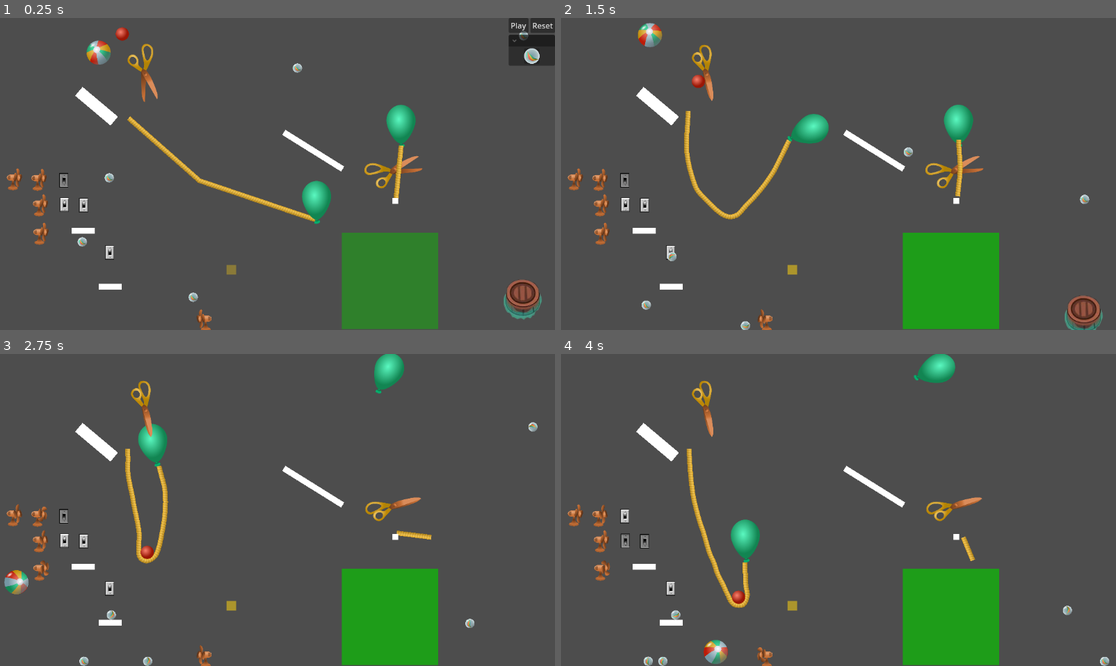
Above: before the commit, frames 1-4 (two rows, left to right).
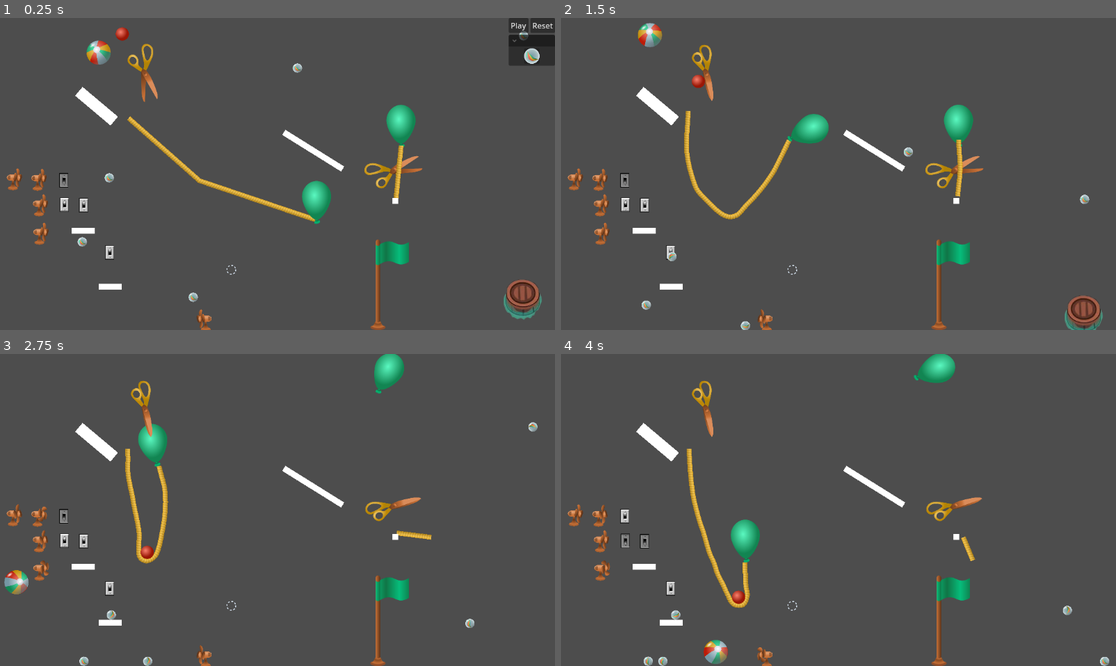
Above: after the commit, the same moments.

Repository: lechaosx/jam-at-fit-vol-2
Game: Godot game, scene res://game.tscn
Two runs of this game, one before a commit and one after it. Both use one fixed random seed, a clock stepped at 60 frames per second and the inputs below. The engine's default icon, where the game draws it, is replaced by a stand-in: a white triangle on a blue panel in a dark square.
Inputs (mouse positions are in pixels of both pictures, inside the frame that each line leads up to):
- Up to frame 1 (0.25 s): no input
- Up to frame 2 (1.5 s): click "Play" at 0.5 s; move the mouse to (960, 158) at 1.27 s; click (960, 158) at 1.42 s
- Up to frame 3 (2.75 s): move the mouse to (166, 525) at 2.02 s; click (166, 525) at 2.17 s
- Up to frame 4 (4 s): move the mouse to (894, 441) at 2.77 s; click (894, 441) at 2.92 s; move the mouse to (810, 572) at 3.52 s; click (810, 572) at 3.67 s

The runs differ from the first frame. In frame 1, 5.5% of the frame differs, in the area x 40-79%, y 68-100%; in frame 2, 5.5%; in frame 3, 5.5%; in frame 4, 5.5%.

Commit message:
Add assets for checkpoints.

Diff:
--- a/godot/assets.svg
+++ b/godot/assets.svg
@@ -25,9 +25,9 @@
      inkscape:deskcolor="#d1d1d1"
      inkscape:document-units="mm"
      showgrid="false"
-     inkscape:zoom="6.1899621"
-     inkscape:cx="258.80611"
-     inkscape:cy="329.72738"
+     inkscape:zoom="5.6568543"
+     inkscape:cx="445.30049"
+     inkscape:cy="388.73195"
      inkscape:window-width="2880"
      inkscape:window-height="1676"
      inkscape:window-x="-12"
@@ -54,8 +54,98 @@
        position="58.605355,277.68653"
        orientation="0,-1"
        id="guide6157"
+       inkscape:locked="false" /><sodipodi:guide
+       position="133.06347,194.37262"
+       orientation="0,-1"
+       id="guide17072"
        inkscape:locked="false" /></sodipodi:namedview><defs
      id="defs2"><linearGradient
+       inkscape:collect="always"
+       id="linearGradient31498"><stop
+         style="stop-color:#60351a;stop-opacity:1;"
+         offset="0"
+         id="stop31492" /><stop
+         style="stop-color:#c87137;stop-opacity:1;"
+         offset="0.16666667"
+         id="stop31500" /><stop
+         style="stop-color:#894b23;stop-opacity:1;"
+         offset="0.43055555"
+         id="stop31502" /><stop
+         style="stop-color:#c87137;stop-opacity:1;"
+         offset="0.85185188"
+         id="stop31494" /><stop
+         style="stop-color:#914f2b;stop-opacity:1;"
+         offset="1"
+         id="stop31506" /></linearGradient><linearGradient
+       inkscape:collect="always"
+       id="linearGradient30498"><stop
+         style="stop-color:#07be7c;stop-opacity:1;"
+         offset="0.063953"
+         id="stop30502" /><stop
+         style="stop-color:#117647;stop-opacity:1;"
+         offset="0.37030095"
+         id="stop30500" /><stop
+         style="stop-color:#07be7c;stop-opacity:1;"
+         offset="0.70281339"
+         id="stop30494" /><stop
+         style="stop-color:#117647;stop-opacity:1;"
+         offset="1"
+         id="stop30496" /></linearGradient><linearGradient
+       inkscape:collect="always"
+       id="linearGradient23968"><stop
+         style="stop-color:#7597a4;stop-opacity:0.30000001;"
+         offset="0"
+         id="stop23962" /><stop
+         style="stop-color:#a7bec1;stop-opacity:0.30000001;"
+         offset="0.47223327"
+         id="stop23964" /><stop
+         style="stop-color:#d8e5ea;stop-opacity:0.30000001;"
+         offset="1"
+         id="stop23966" /></linearGradient><linearGradient
+       inkscape:collect="always"
+       id="linearGradient23058"><stop
+         style="stop-color:#7597a4;stop-opacity:1;"
+         offset="0"
+         id="stop23052" /><stop
+         style="stop-color:#d8e5ea;stop-opacity:0.60000002;"
+         offset="0.75269109"
+         id="stop23054" /><stop
+         style="stop-color:#a4bcbf;stop-opacity:0.60000002;"
+         offset="1"
+         id="stop23056" /></linearGradient><linearGradient
+       inkscape:collect="always"
+       id="linearGradient21241"><stop
+         style="stop-color:#d8e5ea;stop-opacity:1;"
+         offset="0"
+         id="stop21239" /><stop
+         style="stop-color:#a7bec1;stop-opacity:1;"
+         offset="0.52776673"
+         id="stop21237" /><stop
+         style="stop-color:#7597a4;stop-opacity:1;"
+         offset="1"
+         id="stop21235" /></linearGradient><linearGradient
+       inkscape:collect="always"
+       id="linearGradient20790"><stop
+         style="stop-color:#d8e5ea;stop-opacity:1;"
+         offset="0"
+         id="stop20788" /><stop
+         style="stop-color:#abc1c4;stop-opacity:1;"
+         offset="0.5277667"
+         id="stop20786" /><stop
+         style="stop-color:#99b3bb;stop-opacity:1;"
+         offset="1"
+         id="stop20784" /></linearGradient><linearGradient
+       inkscape:collect="always"
+       id="linearGradient17080"><stop
+         style="stop-color:#7597a4;stop-opacity:1;"
+         offset="0"
+         id="stop17074" /><stop
+         style="stop-color:#a7bec1;stop-opacity:1;"
+         offset="0.47223327"
+         id="stop17076" /><stop
+         style="stop-color:#d8e5ea;stop-opacity:1;"
+         offset="1"
+         id="stop17078" /></linearGradient><linearGradient
        inkscape:collect="always"
        id="linearGradient12701"><stop
          style="stop-color:#d99c0d;stop-opacity:1;"
@@ -1543,7 +1633,142 @@
        cy="65.293198"
        fx="73.650261"
        fy="65.293198"
-       r="3.0576999" /></defs><g
+       r="3.0576999" /><linearGradient
+       inkscape:collect="always"
+       xlink:href="#linearGradient23058"
+       id="linearGradient17069"
+       x1="137.60124"
+       y1="92.28421"
+       x2="119.74044"
+       y2="93.860123"
+       gradientUnits="userSpaceOnUse" /><linearGradient
+       inkscape:collect="always"
+       xlink:href="#linearGradient23968"
+       id="linearGradient17119"
+       x1="128.08551"
+       y1="115.47661"
+       x2="126.72478"
+       y2="89.010597"
+       gradientUnits="userSpaceOnUse"
+       gradientTransform="matrix(1.1316362,0,0,0.5658181,-16.741927,35.605969)" /><radialGradient
+       inkscape:collect="always"
+       xlink:href="#linearGradient20790"
+       id="radialGradient20782"
+       cx="124.6749"
+       cy="86.557365"
+       fx="124.6749"
+       fy="86.557365"
+       r="6.1812401"
+       gradientTransform="matrix(2.095446,-6.5437547e-8,0,1.2387554,-136.56722,-20.123924)"
+       gradientUnits="userSpaceOnUse" /><linearGradient
+       inkscape:collect="always"
+       xlink:href="#linearGradient17080"
+       id="linearGradient21231"
+       gradientUnits="userSpaceOnUse"
+       x1="127.24567"
+       y1="96.202202"
+       x2="126.80376"
+       y2="92.066727"
+       gradientTransform="translate(0,-92.570642)" /><radialGradient
+       inkscape:collect="always"
+       xlink:href="#linearGradient21241"
+       id="radialGradient21233"
+       cx="125.40025"
+       cy="93.137527"
+       fx="125.40025"
+       fy="93.137527"
+       r="5.3927898"
+       gradientTransform="matrix(1.6249529,0,0,1.1644402,-79.05291,-15.277352)"
+       gradientUnits="userSpaceOnUse" /><radialGradient
+       inkscape:collect="always"
+       xlink:href="#linearGradient21241"
+       id="radialGradient22584"
+       gradientUnits="userSpaceOnUse"
+       gradientTransform="matrix(1.5926199,0,0,1.1644402,-74.949811,-14.218796)"
+       cx="125.40025"
+       cy="93.137527"
+       fx="125.40025"
+       fy="93.137527"
+       r="5.3927898" /><radialGradient
+       inkscape:collect="always"
+       xlink:href="#linearGradient21241"
+       id="radialGradient22590"
+       gradientUnits="userSpaceOnUse"
+       gradientTransform="matrix(1.5555623,0,0,1.1644402,-70.246444,-13.16024)"
+       cx="125.40025"
+       cy="93.137527"
+       fx="125.40025"
+       fy="93.137527"
+       r="5.3927898" /><radialGradient
+       inkscape:collect="always"
+       xlink:href="#linearGradient21241"
+       id="radialGradient22594"
+       gradientUnits="userSpaceOnUse"
+       gradientTransform="matrix(1.5126588,0,0,1.1644402,-64.800553,-12.101684)"
+       cx="125.40025"
+       cy="93.137527"
+       fx="125.40025"
+       fy="93.137527"
+       r="5.3927898" /><linearGradient
+       inkscape:collect="always"
+       xlink:href="#linearGradient1335"
+       id="linearGradient29004"
+       x1="135.52023"
+       y1="90.306412"
+       x2="136.03445"
+       y2="90.306412"
+       gradientUnits="userSpaceOnUse"
+       gradientTransform="matrix(3.351469,0,0,3.351469,-318.67165,-206.89048)" /><linearGradient
+       inkscape:collect="always"
+       xlink:href="#linearGradient30498"
+       id="linearGradient30395"
+       gradientUnits="userSpaceOnUse"
+       gradientTransform="translate(-1.8594388,-9.3809388)"
+       x1="22.45146"
+       y1="89.998886"
+       x2="6.8524461"
+       y2="89.951813" /><clipPath
+       clipPathUnits="userSpaceOnUse"
+       id="clipPath30422"><g
+         id="g30426"
+         transform="rotate(-90,78.434284,156.98652)"><rect
+           style="opacity:0.5;fill:#eeffaa;fill-opacity:1;stroke-width:0.750821;stroke-linecap:square;stroke-linejoin:round"
+           id="rect30424"
+           width="11.178646"
+           height="11.178646"
+           x="81.0327"
+           y="-168.28465"
+           transform="rotate(90)" /></g></clipPath><clipPath
+       clipPathUnits="userSpaceOnUse"
+       id="clipPath30428"><g
+         id="g30432"
+         transform="rotate(-90,84.038992,162.59122)"><rect
+           style="opacity:0.5;fill:#eeffaa;fill-opacity:1;stroke-width:0.750821;stroke-linecap:square;stroke-linejoin:round"
+           id="rect30430"
+           width="11.178646"
+           height="11.178646"
+           x="81.0327"
+           y="-168.28465"
+           transform="rotate(90)" /></g></clipPath><linearGradient
+       inkscape:collect="always"
+       xlink:href="#linearGradient4806"
+       id="linearGradient30506"
+       gradientUnits="userSpaceOnUse"
+       gradientTransform="matrix(3.351469,0,0,3.351469,-318.67165,-198.46827)"
+       x1="135.52025"
+       y1="85.512619"
+       x2="136.03445"
+       y2="85.512619" /><radialGradient
+       inkscape:collect="always"
+       xlink:href="#linearGradient31498"
+       id="radialGradient31490"
+       cx="136.40135"
+       cy="113.7998"
+       fx="136.40135"
+       fy="113.7998"
+       r="2.997715"
+       gradientTransform="matrix(1.3446252,-0.00875296,0.00645587,0.9917465,-47.764291,3.221514)"
+       gradientUnits="userSpaceOnUse" /></defs><g
      inkscape:label="Layer 1"
      inkscape:groupmode="layer"
      id="layer1"><g
@@ -2205,4 +2430,77 @@
            cy="81.061249"
            rx="3.5715654"
            ry="1.6192642"
-           transform="rotate(-36.863699)" /></g></g></g></svg>
+           transform="rotate(-36.863699)" /></g></g><circle
+       style="opacity:1;fill:none;stroke:#d6e2ef;stroke-width:1.03883;stroke-linecap:square;stroke-linejoin:round;stroke-dasharray:1.03883, 3.11649;stroke-dashoffset:0;stroke-opacity:1"
+       id="path15183"
+       cx="111.59598"
+       cy="72.615532"
+       r="5.181922" /><circle
+       style="opacity:1;fill:none;stroke:#d6e2ef;stroke-width:1.039;stroke-linecap:square;stroke-linejoin:round;stroke-dasharray:none;stroke-dashoffset:0;stroke-opacity:1"
+       id="circle15705"
+       cx="124.82508"
+       cy="72.615532"
+       r="5.181922" /><path
+       style="opacity:1;fill:none;stroke:#d6e2ef;stroke-width:1.039;stroke-linecap:square;stroke-linejoin:round;stroke-dasharray:none;stroke-dashoffset:0;stroke-opacity:1"
+       d="m 122.20591,72.61863 2.0855,1.868011 3.29447,-3.45717"
+       id="path15770" /><path
+       id="path21229"
+       style="opacity:1;fill:none;stroke:url(#linearGradient21231);stroke-width:0.508;stroke-linecap:square;stroke-linejoin:round;stroke-dasharray:none;stroke-opacity:1"
+       d="m 131.91995,0.35108463 c 0.26004,0.112755 0.40384,0.236723 0.40384,0.366851 0,0.52051097 -2.30071,0.94246997 -5.13879,0.94247097 -2.83807,1e-6 -5.13879,-0.421958 -5.13879,-0.94247097 0,-0.130128 0.1438,-0.254097 0.40383,-0.366852"
+       sodipodi:nodetypes="csssc" /><g
+       id="g27746"
+       transform="translate(-8.0613411,-4.1538772)"><path
+         id="path17030"
+         style="opacity:1;fill:url(#linearGradient17069);stroke-width:1.039;stroke-linecap:square;stroke-linejoin:round"
+         d="m 132.96624,88.055266 c 0,0 -1.64526,0.845443 -5.78123,1.060299 -3.54512,-0.187999 -5.78125,-1.060299 -5.78125,-1.060299 0,0 1.47314,12.031684 1.60165,13.196434 0.0479,0.43417 1.99532,0.70681 4.17959,0.70693 2.31582,-1e-5 4.16015,-0.34561 4.19458,-0.76894 0.0947,-1.16463 1.58666,-13.134424 1.58666,-13.134424 z"
+         sodipodi:nodetypes="cccscsc" /><path
+         id="path17082"
+         style="opacity:1;fill:url(#linearGradient17119);stroke:url(#radialGradient20782);stroke-width:0.8;stroke-linecap:square;stroke-linejoin:round;stroke-dasharray:none;stroke-opacity:1"
+         d="m 132.96624,88.055266 a 5.7812402,1.0602982 0 0 1 -5.78123,1.060299 5.7812402,1.0602982 0 0 1 -5.78125,-1.060299 5.7812402,1.0602982 0 0 1 5.78125,-1.060298 5.7812402,1.0602982 0 0 1 5.78123,1.060298 z" /><path
+         style="color:#000000;fill:url(#radialGradient21233);stroke-linecap:square;stroke-linejoin:round;-inkscape-stroke:none"
+         d="m 132.3339,92.963895 c -0.0952,0.07537 -0.33499,0.202362 -0.51554,0.257704 -0.2387,0.07316 -0.59123,0.199994 -1.04492,0.283203 -0.90739,0.166418 -2.18144,0.271484 -3.58789,0.271484 -1.40645,0 -2.6805,-0.105066 -3.58789,-0.271484 -0.45369,-0.08321 -0.80622,-0.210043 -1.04492,-0.283203 -0.18055,-0.05534 -0.42034,-0.182334 -0.51554,-0.257704 L 122.0104,92.746 c -0.10045,0.09001 -0.2174,0.184393 -0.21741,0.343018 0.0156,0.402021 0.26913,0.546608 0.55664,0.699157 0.29102,0.126191 0.68,0.229066 1.15625,0.316406 0.95248,0.174689 2.24806,0.279296 3.67968,0.279296 1.43162,0 2.7272,-0.104607 3.67968,-0.279296 0.47625,-0.08734 0.86523,-0.190215 1.15625,-0.316406 0.34855,-0.145675 0.55243,-0.344987 0.55664,-0.699157 0,-0.158625 -0.11696,-0.253008 -0.21741,-0.343018 z"
+         id="path19310"
+         sodipodi:nodetypes="csscssccccscscccc" /><path
+         style="color:#000000;fill:url(#radialGradient22584);stroke-width:0.990001;stroke-linecap:square;stroke-linejoin:round;-inkscape-stroke:none"
+         d="m 132.23087,94.022451 c -0.0933,0.07537 -0.32833,0.202362 -0.50528,0.257704 -0.23395,0.07316 -0.57947,0.199994 -1.02413,0.283203 -0.88934,0.166418 -2.13803,0.271484 -3.5165,0.271484 -1.37847,0 -2.62716,-0.105066 -3.5165,-0.271484 -0.44466,-0.08321 -0.79018,-0.210043 -1.02413,-0.283203 -0.17695,-0.05534 -0.41198,-0.182334 -0.50528,-0.257704 l -0.0262,-0.217895 c -0.0985,0.09001 -0.21308,0.184393 -0.21309,0.343018 0.0152,0.402021 0.26378,0.546608 0.54556,0.699157 0.28523,0.126191 0.66647,0.229066 1.13324,0.316406 0.93354,0.174689 2.20334,0.279296 3.60647,0.279296 1.40313,0 2.67293,-0.104607 3.60646,-0.279296 0.46678,-0.08734 0.84802,-0.190215 1.13325,-0.316406 0.34161,-0.145675 0.54143,-0.344987 0.54556,-0.699157 0,-0.158625 -0.11463,-0.253008 -0.21309,-0.343018 z"
+         id="path22582"
+         sodipodi:nodetypes="csscssccccscscccc" /><path
+         style="color:#000000;fill:url(#radialGradient22590);stroke-width:0.978416;stroke-linecap:square;stroke-linejoin:round;-inkscape-stroke:none"
+         d="m 132.11349,95.081007 c -0.0912,0.07537 -0.32068,0.202362 -0.49352,0.257704 -0.2285,0.07316 -0.56598,0.199994 -1.0003,0.283203 -0.86864,0.166418 -2.08829,0.271484 -3.43468,0.271484 -1.34638,0 -2.56603,-0.105066 -3.43468,-0.271484 -0.43432,-0.08321 -0.77179,-0.210043 -1.00029,-0.283203 -0.17285,-0.05534 -0.4024,-0.182334 -0.49353,-0.257704 l -0.0256,-0.217895 c -0.0961,0.09001 -0.20812,0.184393 -0.20813,0.343018 0.015,0.402021 0.25764,0.546608 0.53286,0.699157 0.2786,0.126191 0.65097,0.229066 1.10688,0.316406 0.91181,0.174689 2.15206,0.279296 3.52255,0.279296 1.37049,0 2.61074,-0.104607 3.52255,-0.279296 0.45591,-0.08734 0.82827,-0.190215 1.10688,-0.316406 0.33365,-0.145675 0.52883,-0.344987 0.53286,-0.699157 0,-0.158625 -0.11197,-0.253008 -0.20813,-0.343018 z"
+         id="path22588"
+         sodipodi:nodetypes="csscssccccscscccc" /><path
+         style="color:#000000;fill:url(#radialGradient22594);stroke-width:0.964828;stroke-linecap:square;stroke-linejoin:round;-inkscape-stroke:none"
+         d="m 131.97815,96.139563 c -0.0886,0.07537 -0.31185,0.202362 -0.47992,0.257704 -0.2222,0.07316 -0.55037,0.199994 -0.97271,0.283203 -0.84468,0.166418 -2.03069,0.271484 -3.33994,0.271484 -1.30925,0 -2.49526,-0.105066 -3.33994,-0.271484 -0.42235,-0.08321 -0.75051,-0.210043 -0.97271,-0.283203 -0.16808,-0.05534 -0.3913,-0.182334 -0.47992,-0.257704 l -0.025,-0.217895 c -0.0935,0.09001 -0.20238,0.184393 -0.20239,0.343018 0.0146,0.402021 0.25053,0.546608 0.51817,0.699157 0.27091,0.126191 0.63301,0.229066 1.07635,0.316406 0.88666,0.174689 2.09271,0.279296 3.42539,0.279296 1.33268,0 2.53873,-0.104607 3.42539,-0.279296 0.44334,-0.08734 0.80544,-0.190215 1.07635,-0.316406 0.32446,-0.145675 0.51426,-0.344987 0.51817,-0.699157 0,-0.158625 -0.10888,-0.253008 -0.20239,-0.343018 z"
+         id="path22592"
+         sodipodi:nodetypes="csscssccccscscccc" /></g><path
+       id="path28988"
+       style="opacity:1;fill:url(#linearGradient29004);fill-opacity:1;stroke-width:2.80004;stroke-linecap:square;stroke-linejoin:round"
+       d="m 137.24361,116.50489 c 0,0.47589 -0.38579,0.86167 -0.8617,0.86167 -0.47589,0 -0.86167,-0.38578 -0.86167,-0.86167 V 83.987372 c 0,-0.475893 0.38578,-0.861677 0.86167,-0.861672 0.47591,-5e-6 0.8617,0.385779 0.8617,0.861672 z"
+       sodipodi:nodetypes="csccscc" /><g
+       id="g30379"
+       clip-path="none"
+       inkscape:export-filename="godot\assets\rope.png"
+       inkscape:export-xdpi="72.71006"
+       inkscape:export-ydpi="72.71006"
+       transform="matrix(-1,0,0,1,154.33492,4.60706)"><path
+         id="path30377"
+         style="fill:url(#linearGradient30395);fill-opacity:1;stroke-width:0.79375;stroke-linecap:square;stroke-linejoin:round"
+         d="M 17.09131,80.336825 C 11.29708,76.991524 11.29708,82.63408 5.9126643,79.525386 l 5e-7,0.02578 -4e-7,7.695594 C 11.29708,90.355454 11.29708,84.712897 17.09131,88.058198 Z"
+         sodipodi:nodetypes="cccccc"
+         inkscape:export-filename="godot\assets\rope.png"
+         inkscape:export-xdpi="72.71006"
+         inkscape:export-ydpi="72.71006" /></g><g
+       id="g30387"
+       clip-path="url(#clipPath30422)"
+       inkscape:export-filename="godot\assets\rope.png"
+       inkscape:export-xdpi="72.71006"
+       inkscape:export-ydpi="72.71006"
+       transform="rotate(90,78.434284,156.98652)" /><path
+       id="path30504"
+       style="opacity:1;fill:url(#linearGradient30506);fill-opacity:1;stroke-width:2.80004;stroke-linecap:square;stroke-linejoin:round"
+       d="m 135.52024,84.943885 c 0,0.364806 0.38578,0.616116 0.86167,0.616116 0.47591,0 0.8617,-0.309775 0.8617,-0.616116 l 1e-5,7.584982 c 0,0.297035 -0.38578,0.562133 -0.8617,0.562133 -0.47589,0 -0.86167,-0.265098 -0.86167,-0.562133 z"
+       sodipodi:nodetypes="csccscc" /><path
+       id="path31482"
+       style="opacity:1;fill:url(#radialGradient31490);fill-opacity:1;stroke-width:0.52313;stroke-linecap:square;stroke-linejoin:round"
+       d="m 136.39079,118.42079 c 1.6159,0 2.92585,-0.4752 2.92585,-1.0614 0,-0.71402 -0.97928,-0.50573 -1.27172,-0.94252 -0.15842,-0.23663 -0.30224,-0.93462 -0.78358,-1.36966 -0.12919,0.25398 -0.43833,0.29114 -0.87055,0.29114 -0.43221,0 -0.74135,-0.0372 -0.87055,-0.29114 -0.48134,0.43504 -0.62516,1.13303 -0.78358,1.36966 -0.29244,0.43679 -1.27172,0.2285 -1.27172,0.94252 0,0.5862 1.30994,1.0614 2.92585,1.0614"
+       sodipodi:nodetypes="csscccssc" /></g></svg>
--- a/godot/targets/checkpoint_target.tscn
+++ b/godot/targets/checkpoint_target.tscn
@@ -1,8 +1,13 @@
-[gd_scene load_steps=3 format=3 uid="uid://75s0i21ku1sy"]
+[gd_scene load_steps=5 format=3 uid="uid://75s0i21ku1sy"]
 
 [ext_resource type="Script" uid="uid://7vf7uxkcfesq" path="res://targets/checkpoint_target.gd" id="1_hw23p"]
+[ext_resource type="Texture2D" uid="uid://bevmvv2e0e3x4" path="res://assets.svg" id="2_aufgk"]
 
 [sub_resource type="RectangleShape2D" id="RectangleShape2D_321xy"]
+
+[sub_resource type="AtlasTexture" id="AtlasTexture_u23ie"]
+atlas = ExtResource("2_aufgk")
+region = Rect2(1199.0955, 757.48694, 132.46326, 132.46326)
 
 [node name="CheckpointTarget" type="Node2D"]
 script = ExtResource("1_hw23p")
@@ -14,9 +19,8 @@
 [node name="CollisionShape2D" type="CollisionShape2D" parent="Area2D"]
 shape = SubResource("RectangleShape2D_321xy")
 
-[node name="Polygon2D" type="Polygon2D" parent="."]
-scale = Vector2(5, 5)
-color = Color(0.85693663, 0.71876, 0.112344824, 0.43137255)
-polygon = PackedVector2Array(-1.9999999, 1.9999999, 1.9999999, 1.9999999, 1.9999999, -1.9999999, -1.9999999, -1.9999999)
+[node name="Sprite2D" type="Sprite2D" parent="."]
+scale = Vector2(0.15530308, 0.15530308)
+texture = SubResource("AtlasTexture_u23ie")
 
 [connection signal="body_entered" from="Area2D" to="." method="_on_area_2d_body_entered"]
--- a/godot/targets/final_target.tscn
+++ b/godot/targets/final_target.tscn
@@ -1,8 +1,14 @@
-[gd_scene load_steps=3 format=3 uid="uid://b3ncero04lpxp"]
+[gd_scene load_steps=5 format=3 uid="uid://b3ncero04lpxp"]
 
 [ext_resource type="Script" uid="uid://b5thoa1gos8bc" path="res://targets/final_target.gd" id="1_t2jmu"]
+[ext_resource type="Texture2D" uid="uid://bevmvv2e0e3x4" path="res://assets.svg" id="2_n5tbl"]
 
 [sub_resource type="RectangleShape2D" id="RectangleShape2D_3hr3o"]
+size = Vector2(10, 20)
+
+[sub_resource type="AtlasTexture" id="AtlasTexture_mvf3i"]
+atlas = ExtResource("2_n5tbl")
+region = Rect2(1511.8186, 941.13434, 173.09082, 403.71063)
 
 [node name="FinalTarget" type="Node2D"]
 script = ExtResource("1_t2jmu")
@@ -14,9 +20,9 @@
 [node name="CollisionShape2D" type="CollisionShape2D" parent="Area2D"]
 shape = SubResource("RectangleShape2D_3hr3o")
 
-[node name="Polygon2D" type="Polygon2D" parent="."]
-scale = Vector2(5, 5)
-color = Color(0.03137255, 0.7647059, 0, 0.43137255)
-polygon = PackedVector2Array(-1.9999999, 1.9999999, 1.9999999, 1.9999999, 1.9999999, -1.9999999, -1.9999999, -1.9999999)
+[node name="Sprite2D" type="Sprite2D" parent="."]
+position = Vector2(-0.062497854, 0.80454683)
+scale = Vector2(0.046965294, 0.04696529)
+texture = SubResource("AtlasTexture_mvf3i")
 
 [connection signal="body_entered" from="Area2D" to="." method="_on_area_2d_body_entered"]
